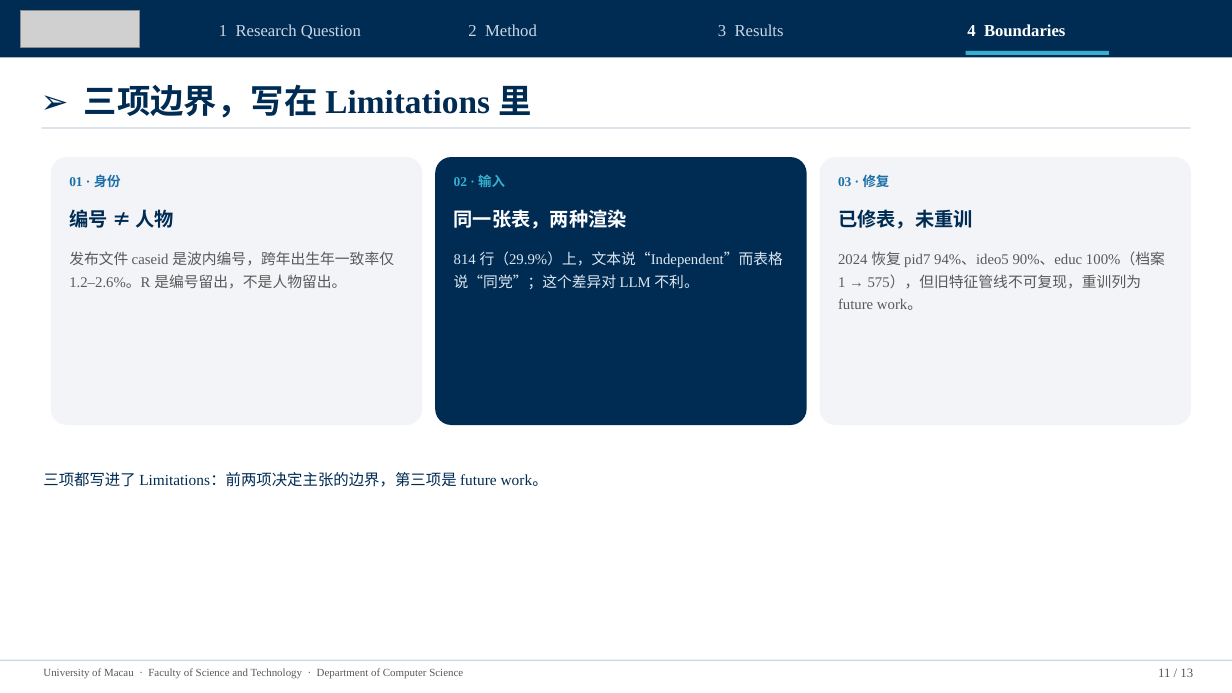
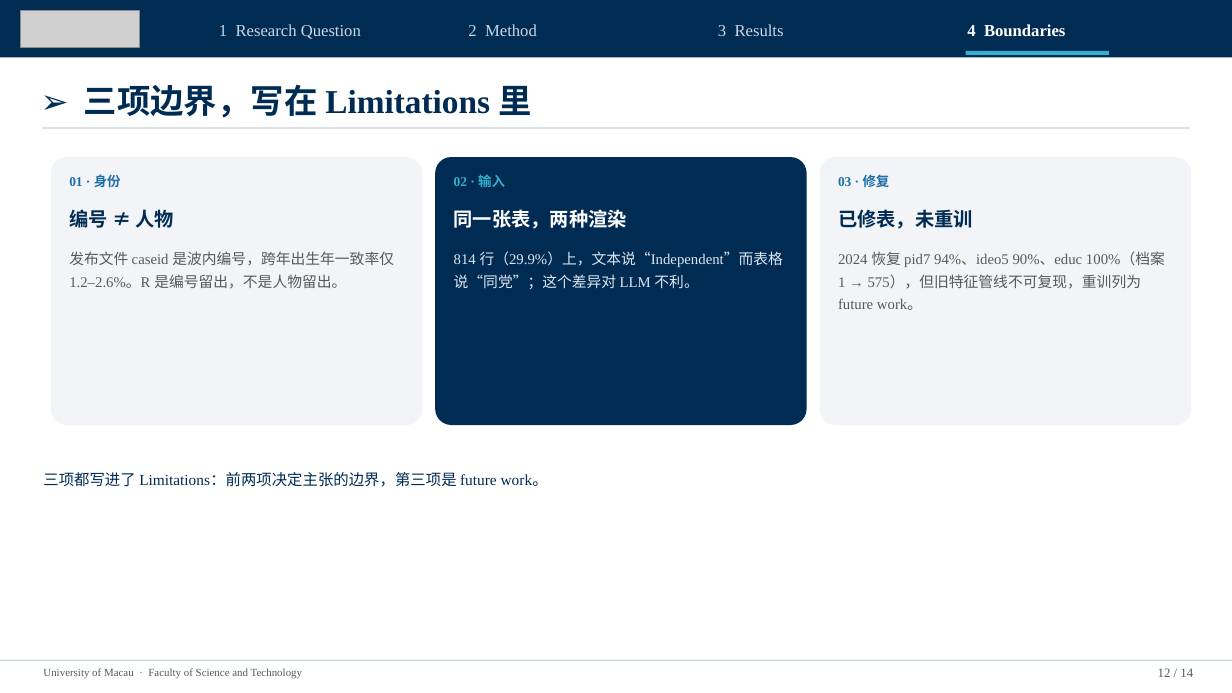
Before and after one commit to gyro-zpl/fas_pro, a slide deck: slide 12 of docs/04_论文稿件/导师阶段汇报_UMAC_2026-11-23.pptx (slide 11 before the commit). Drawn at 1232x693 pixels with LibreOffice and Linux fonts; fonts in the diff are those of the drawing; grey boxes stand for pictures. Boxes give left, top, right and bottom in pixels: in the first picture for what was removed or moved away, otherwise in the second. Text is boxed around its words. In the diff, an @@ line names an element or a change of style, - is before the commit and + after.

```diff
--- a/docs/04_论文稿件/导师阶段汇报_UMAC_2026-11-23.pptx
+++ b/docs/04_论文稿件/导师阶段汇报_UMAC_2026-11-23.pptx
@@ text at (x1=43, y1=668, x2=302, y2=679): text changed @@
-University of Macau · Faculty of Science and Technology · Department of Computer Science
+University of Macau · Faculty of Science and Technology
@@ text at (x1=1158, y1=668, x2=1193, y2=677): text changed @@
-11 / 13
+12 / 14
```
Also in this commit, not shown: 12 other slides changed, 1 slide added, 3 other files.
